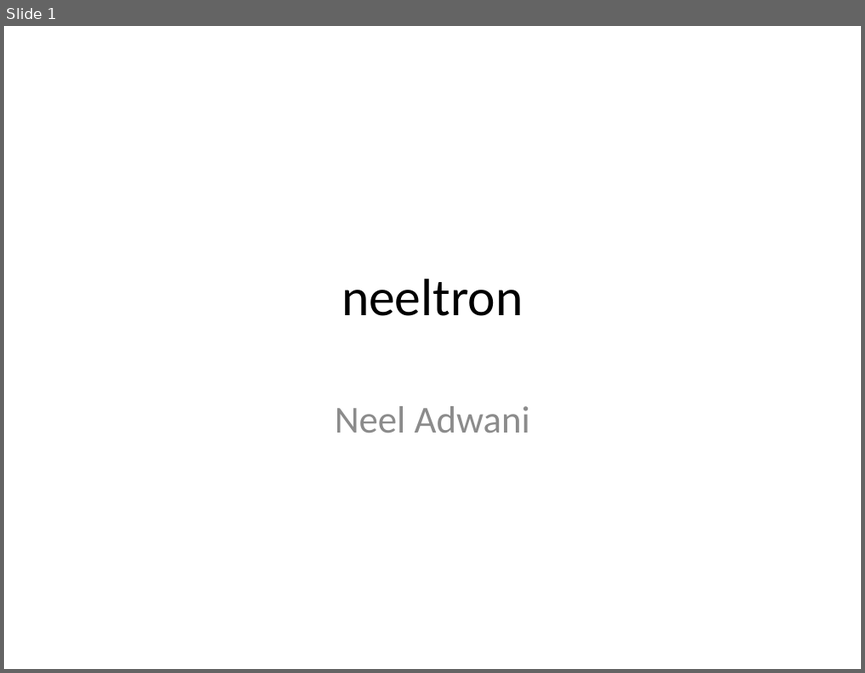
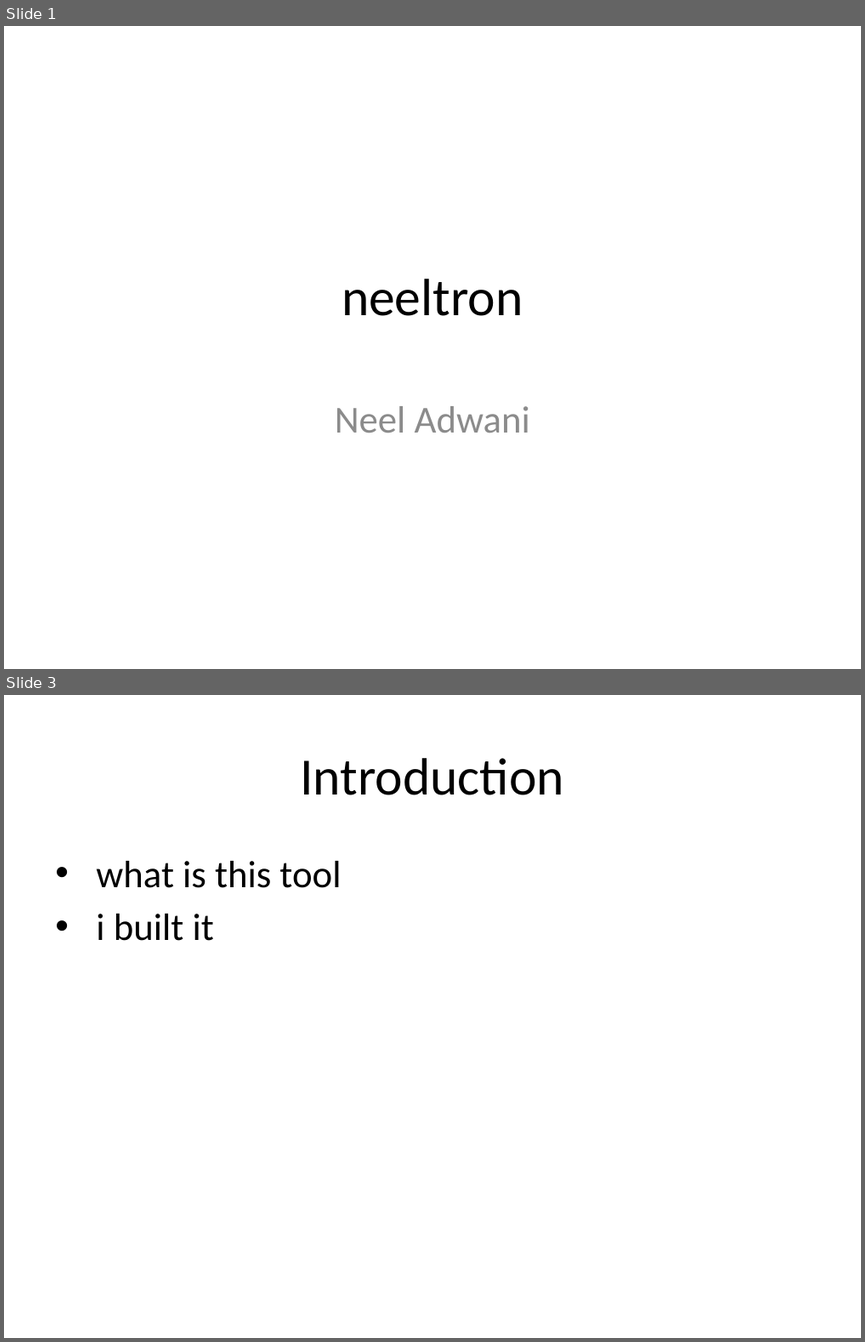
Before and after one commit to neeltron/PresentQuick, a slide deck: slide1.pptx. Shown one above the other, each under a label of ours: slide 1 before the commit, slides 1 and 3 after it; the slides between them are not shown. The pictures are 865x673 and 865x1342 pixels, drawn with LibreOffice and Linux fonts; fonts in the diff are those of the drawing. Boxes give left, top, right and bottom in pixels: in the first picture for what was removed or moved away, otherwise in the second. Text is boxed around its words. In the diff, an @@ line names an element or a change of style, - is before the commit and + after.

Commit message:
added introduction slide

```diff
--- a/slide1.pptx
+++ b/slide1.pptx
@@ slide 3 added at bbox=[4, 695, 861, 1338], background #FFFFFF @@
@@ title added at bbox=[300, 758, 564, 795], 44 pt, text #000000 @@
+Introduction
@@ text added at bbox=[96, 861, 341, 941], 32 pt, text #000000 @@
+• what is this tool
+• i built it
```
Also in this commit, not shown: 1 slide changed, 1 other file.
